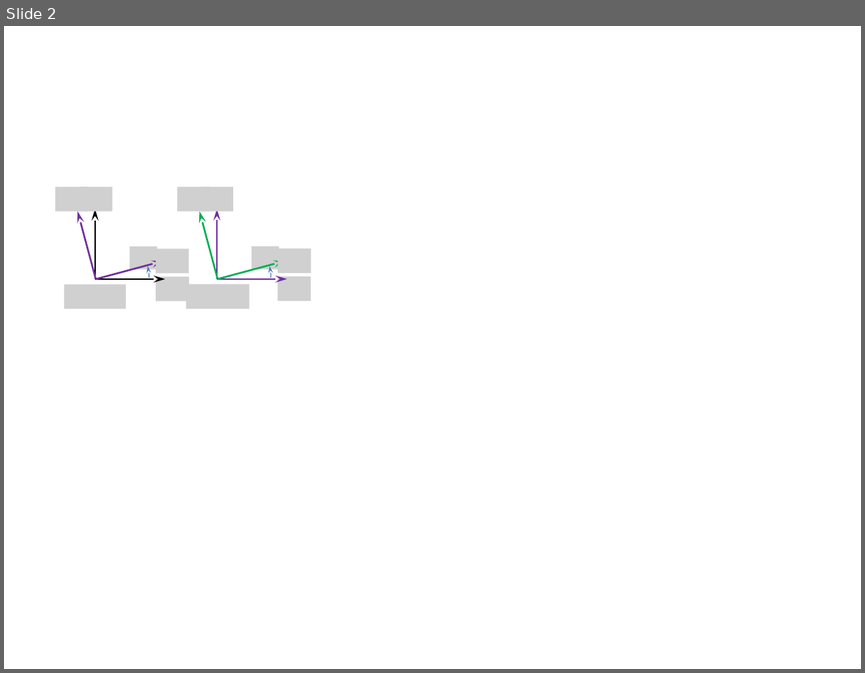
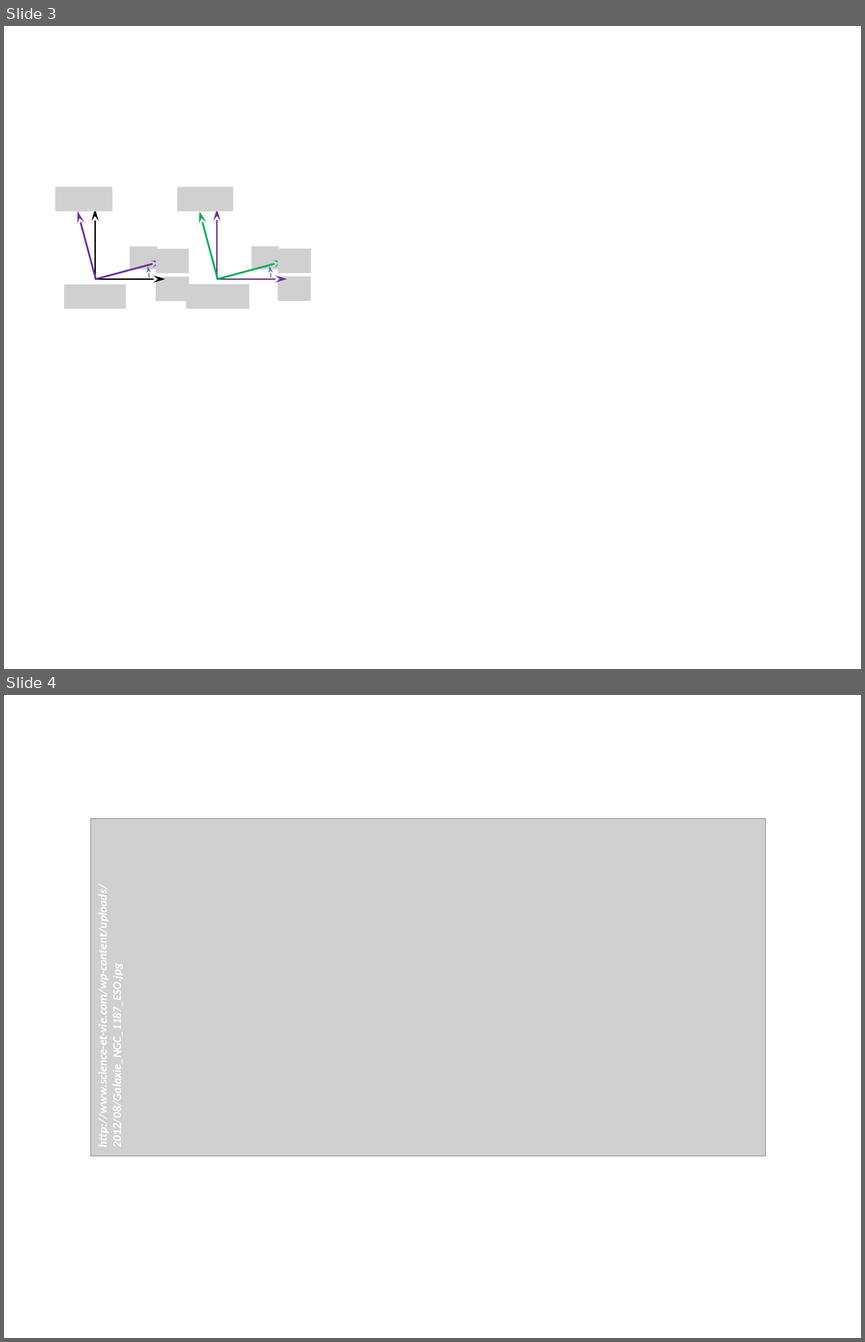
Before and after one commit to xpessoles/TP_Documents, a slide deck: Telescope/EtudeTheorique/images/Figures.pptx. Shown one above the other, each under a label of ours: slide 2 before the commit, slides 3 and 4 after it. The pictures are 865x673 and 865x1342 pixels, drawn with LibreOffice and Linux fonts; fonts in the diff are those of the drawing; grey boxes stand for pictures. Boxes give left, top, right and bottom in pixels: in the first picture for what was removed or moved away, otherwise in the second. Text is boxed around its words. In the diff, an @@ line names an element or a change of style, - is before the commit and + after.

```diff
--- a/Telescope/EtudeTheorique/images/Figures.pptx
+++ b/Telescope/EtudeTheorique/images/Figures.pptx
@@ slide 4 added at (4, 695, 861, 1338), background #FFFFFF @@
@@ picture added at (90, 818, 765, 1156) @@
@@ text added at (95, 910, 124, 1140), 10 pt, text #FFFFFF, bold, italic @@
+http://www.science-et-vie.com/wp-content/uploads/2012/08/Galaxie_NGC_1187_ESO.jpg
@@ what was slide 2 is now slide 3 @@
```
Also in this commit, not shown: 2 other slides added, 7 other files.
